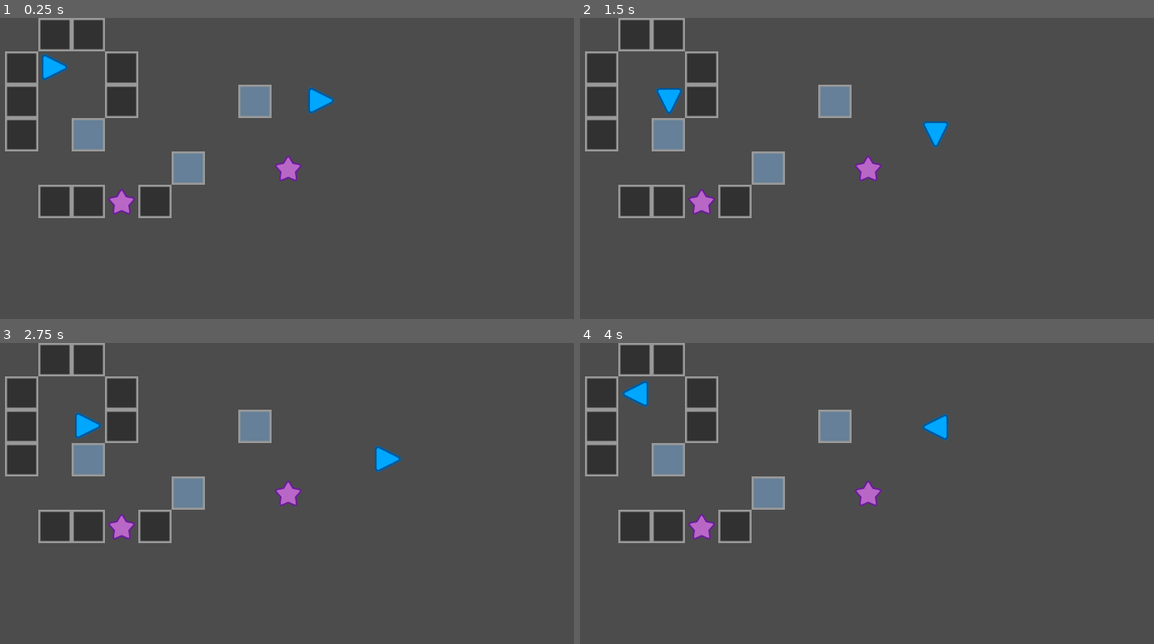
Above: before the commit, frames 1-4 (two rows, left to right).
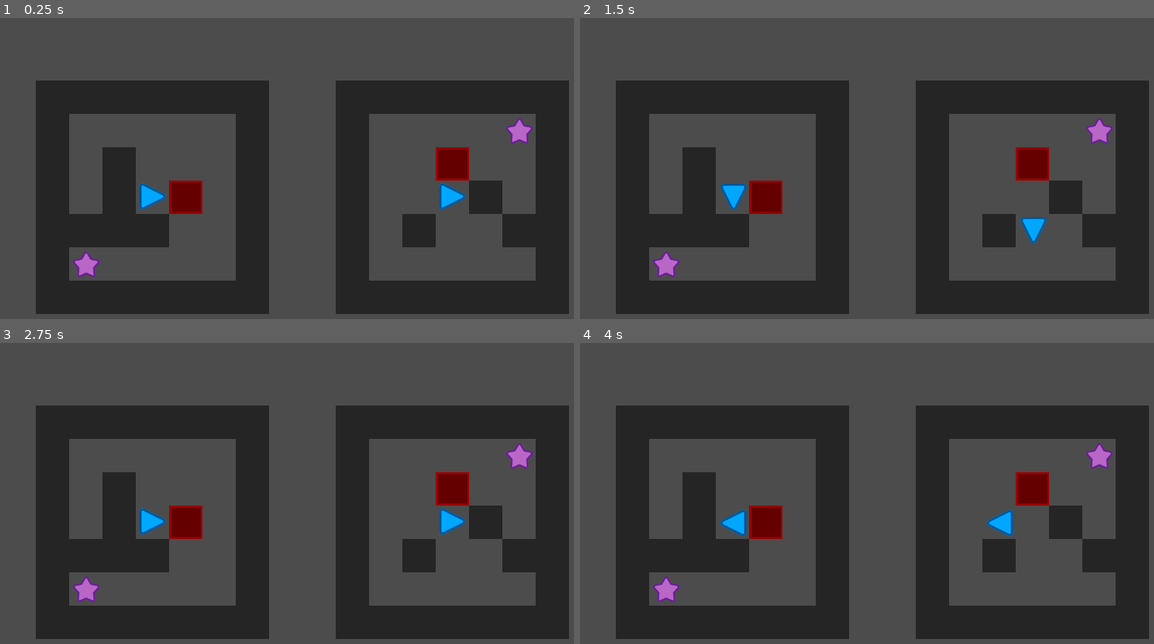
Above: after the commit, the same moments.

Repository: Tetaes/2Gether
Game: Godot game, scene res://Game.tscn
The game is run twice, just before and just after one commit, with the same random seed, the same clock (stepped at 60 frames per second) and the same inputs.
Inputs:
- Up to frame 1 (0.25 s): no input
- Up to frame 2 (1.5 s): tap Enter at 0.5 s; hold Right (ui_right) 0.53-1.28 s; tap Space at 1.25 s; hold Down (ui_down) from 1.28 s (still down)
- Up to frame 3 (2.75 s): tap Enter at 2 s; release Down (ui_down) at 2.03 s; hold Right (ui_right) from 2.03 s (still down)
- Up to frame 4 (4 s): tap Space at 2.75 s; release Right (ui_right) at 2.78 s; hold Up (ui_up) 2.78-3.53 s; tap Enter at 3.5 s; hold Left (ui_left) from 3.53 s (still down)

The runs differ from the first frame. In frame 1, 44% of the frame differs, in the area x 0-100%, y 0-99%; in frame 2, 43%; in frame 3, 44%; in frame 4, 44%.

Commit message:
fire + demo level

Diff:
--- /dev/null
+++ b/Fire.tscn
@@ -0,0 +1,17 @@
+[gd_scene load_steps=3 format=2]
+
+[ext_resource path="res://Assets/fire.png" type="Texture" id=2]
+
+[sub_resource type="RectangleShape2D" id=1]
+
+[node name="Area2D" type="KinematicBody2D"]
+
+[node name="fire" type="Sprite" parent="."]
+position = Vector2( 16, 16 )
+scale = Vector2( 0.5, 0.5 )
+texture = ExtResource( 2 )
+
+[node name="CollisionShape2D" type="CollisionShape2D" parent="."]
+position = Vector2( 16, 16 )
+scale = Vector2( 0.65, 0.65 )
+shape = SubResource( 1 )
--- a/Game.tscn
+++ b/Game.tscn
@@ -6,93 +6,235 @@
 [ext_resource path="res://GoalDetect.gd" type="Script" id=4]
 [ext_resource path="res://Game.gd" type="Script" id=5]
 [ext_resource path="res://ice.tscn" type="PackedScene" id=6]
-
-[node name="Node2D" type="Node2D"]
+[ext_resource path="res://Fire.tscn" type="PackedScene" id=7]
+
+[node name="Game" type="Node2D"]
 script = ExtResource( 5 )
+
+[node name="Camera2D" type="Camera2D" parent="."]
+offset = Vector2( -30, -60 )
+anchor_mode = 0
+current = true
+zoom = Vector2( 0.5, 0.5 )
 
 [node name="Ices" type="Node2D" parent="."]
 
 [node name="Ice" parent="Ices" groups=[
 "ice",
 ] instance=ExtResource( 6 )]
-position = Vector2( 96, 96 )
-
-[node name="Ice2" parent="Ices" groups=[
-"ice",
-] instance=ExtResource( 6 )]
-position = Vector2( 192, 128 )
-
-[node name="Ice3" parent="Ices" groups=[
-"ice",
-] instance=ExtResource( 6 )]
-position = Vector2( 256, 64 )
+position = Vector2( -96, 32 )
+
+[node name="Players" type="Node2D" parent="."]
+
+[node name="Player" parent="Players" groups=[
+"player",
+] instance=ExtResource( 1 )]
+position = Vector2( 144, 112 )
+
+[node name="Player2" parent="Players" groups=[
+"player",
+] instance=ExtResource( 1 )]
+position = Vector2( 432, 112 )
+
+[node name="Walls" type="Node2D" parent="."]
+
+[node name="Wall" parent="Walls" instance=ExtResource( 2 )]
+position = Vector2( 112, 16 )
+
+[node name="Wall2" parent="Walls" instance=ExtResource( 2 )]
+position = Vector2( 48, 176 )
+
+[node name="Wall3" parent="Walls" instance=ExtResource( 2 )]
+position = Vector2( 208, 16 )
+
+[node name="Wall49" parent="Walls" instance=ExtResource( 2 )]
+position = Vector2( 240, 16 )
+
+[node name="Wall50" parent="Walls" instance=ExtResource( 2 )]
+position = Vector2( 240, 208 )
+
+[node name="Wall51" parent="Walls" instance=ExtResource( 2 )]
+position = Vector2( 48, 208 )
+
+[node name="Wall52" parent="Walls" instance=ExtResource( 2 )]
+position = Vector2( 48, 16 )
+
+[node name="Wall53" parent="Walls" instance=ExtResource( 2 )]
+position = Vector2( 336, 16 )
+
+[node name="Wall54" parent="Walls" instance=ExtResource( 2 )]
+position = Vector2( 336, 208 )
+
+[node name="Wall55" parent="Walls" instance=ExtResource( 2 )]
+position = Vector2( 528, 16 )
+
+[node name="Wall56" parent="Walls" instance=ExtResource( 2 )]
+position = Vector2( 528, 208 )
+
+[node name="Wall11" parent="Walls" instance=ExtResource( 2 )]
+position = Vector2( 240, 48 )
+
+[node name="Wall12" parent="Walls" instance=ExtResource( 2 )]
+position = Vector2( 240, 80 )
+
+[node name="Wall13" parent="Walls" instance=ExtResource( 2 )]
+position = Vector2( 240, 112 )
+
+[node name="Wall14" parent="Walls" instance=ExtResource( 2 )]
+position = Vector2( 240, 144 )
+
+[node name="Wall41" parent="Walls" instance=ExtResource( 2 )]
+position = Vector2( 80, 144 )
+
+[node name="Wall42" parent="Walls" instance=ExtResource( 2 )]
+position = Vector2( 112, 144 )
+
+[node name="Wall43" parent="Walls" instance=ExtResource( 2 )]
+position = Vector2( 144, 144 )
+
+[node name="Wall44" parent="Walls" instance=ExtResource( 2 )]
+position = Vector2( 112, 112 )
+
+[node name="Wall45" parent="Walls" instance=ExtResource( 2 )]
+position = Vector2( 112, 80 )
+
+[node name="Wall46" parent="Walls" instance=ExtResource( 2 )]
+position = Vector2( 400, 144 )
+
+[node name="Wall47" parent="Walls" instance=ExtResource( 2 )]
+position = Vector2( 464, 112 )
+
+[node name="Wall48" parent="Walls" instance=ExtResource( 2 )]
+position = Vector2( 496, 144 )
+
+[node name="Wall15" parent="Walls" instance=ExtResource( 2 )]
+position = Vector2( 240, 176 )
+
+[node name="Wall16" parent="Walls" instance=ExtResource( 2 )]
+position = Vector2( 80, 208 )
+
+[node name="Wall17" parent="Walls" instance=ExtResource( 2 )]
+position = Vector2( 112, 208 )
+
+[node name="Wall18" parent="Walls" instance=ExtResource( 2 )]
+position = Vector2( 144, 208 )
+
+[node name="Wall19" parent="Walls" instance=ExtResource( 2 )]
+position = Vector2( 176, 208 )
+
+[node name="Wall20" parent="Walls" instance=ExtResource( 2 )]
+position = Vector2( 208, 208 )
+
+[node name="Wall4" parent="Walls" instance=ExtResource( 2 )]
+position = Vector2( 48, 48 )
+
+[node name="Wall5" parent="Walls" instance=ExtResource( 2 )]
+position = Vector2( 48, 144 )
+
+[node name="Wall6" parent="Walls" instance=ExtResource( 2 )]
+position = Vector2( 48, 112 )
+
+[node name="Wall7" parent="Walls" instance=ExtResource( 2 )]
+position = Vector2( 176, 16 )
+
+[node name="Wall8" parent="Walls" instance=ExtResource( 2 )]
+position = Vector2( 144, 16 )
+
+[node name="Wall9" parent="Walls" instance=ExtResource( 2 )]
+position = Vector2( 80, 16 )
+
+[node name="Wall10" parent="Walls" instance=ExtResource( 2 )]
+position = Vector2( 48, 80 )
+
+[node name="Wall21" parent="Walls" instance=ExtResource( 2 )]
+position = Vector2( 400, 16 )
+
+[node name="Wall22" parent="Walls" instance=ExtResource( 2 )]
+position = Vector2( 336, 176 )
+
+[node name="Wall23" parent="Walls" instance=ExtResource( 2 )]
+position = Vector2( 496, 16 )
+
+[node name="Wall24" parent="Walls" instance=ExtResource( 2 )]
+position = Vector2( 528, 48 )
+
+[node name="Wall25" parent="Walls" instance=ExtResource( 2 )]
+position = Vector2( 528, 80 )
+
+[node name="Wall26" parent="Walls" instance=ExtResource( 2 )]
+position = Vector2( 528, 112 )
+
+[node name="Wall27" parent="Walls" instance=ExtResource( 2 )]
+position = Vector2( 528, 144 )
+
+[node name="Wall28" parent="Walls" instance=ExtResource( 2 )]
+position = Vector2( 528, 176 )
+
+[node name="Wall29" parent="Walls" instance=ExtResource( 2 )]
+position = Vector2( 368, 208 )
+
+[node name="Wall30" parent="Walls" instance=ExtResource( 2 )]
+position = Vector2( 400, 208 )
+
+[node name="Wall31" parent="Walls" instance=ExtResource( 2 )]
+position = Vector2( 432, 208 )
+
+[node name="Wall32" parent="Walls" instance=ExtResource( 2 )]
+position = Vector2( 464, 208 )
+
+[node name="Wall33" parent="Walls" instance=ExtResource( 2 )]
+position = Vector2( 496, 208 )
+
+[node name="Wall34" parent="Walls" instance=ExtResource( 2 )]
+position = Vector2( 336, 48 )
+
+[node name="Wall35" parent="Walls" instance=ExtResource( 2 )]
+position = Vector2( 336, 144 )
+
+[node name="Wall36" parent="Walls" instance=ExtResource( 2 )]
+position = Vector2( 336, 112 )
+
+[node name="Wall37" parent="Walls" instance=ExtResource( 2 )]
+position = Vector2( 464, 16 )
+
+[node name="Wall38" parent="Walls" instance=ExtResource( 2 )]
+position = Vector2( 432, 16 )
+
+[node name="Wall39" parent="Walls" instance=ExtResource( 2 )]
+position = Vector2( 368, 16 )
+
+[node name="Wall40" parent="Walls" instance=ExtResource( 2 )]
+position = Vector2( 336, 80 )
+
+[node name="Goals" type="Node2D" parent="."]
+
+[node name="Goal" parent="Goals" instance=ExtResource( 3 )]
+position = Vector2( 64, 160 )
+script = ExtResource( 4 )
+
+[node name="Goal2" parent="Goals" instance=ExtResource( 3 )]
+position = Vector2( 480, 32 )
+script = ExtResource( 4 )
+
+[node name="Fires" type="Node2D" parent="."]
+
+[node name="Fire" parent="Fires" groups=[
+"fire",
+] instance=ExtResource( 7 )]
+position = Vector2( 160, 96 )
+
+[node name="Fire2" parent="Fires" groups=[
+"fire",
+] instance=ExtResource( 7 )]
+position = Vector2( 416, 64 )
 
 [node name="WinDialog" type="AcceptDialog" parent="."]
-margin_left = 270.0
-margin_top = 160.0
-margin_right = 384.0
-margin_bottom = 224.0
+margin_left = 231.425
+margin_top = 80.0
+margin_right = 345.425
+margin_bottom = 144.0
 window_title = "Complete!"
 dialog_text = "Good job!"
 __meta__ = {
 "_edit_use_anchors_": false
 }
-
-[node name="Players" type="Node2D" parent="."]
-
-[node name="Player" parent="Players" groups=[
-"player",
-] instance=ExtResource( 1 )]
-position = Vector2( 80, 48 )
-
-[node name="Player2" parent="Players" groups=[
-"player",
-] instance=ExtResource( 1 )]
-position = Vector2( 336, 80 )
-
-[node name="Camera2D" type="Camera2D" parent="."]
-anchor_mode = 0
-current = true
-zoom = Vector2( 0.5, 0.5 )
-
-[node name="Walls" type="Node2D" parent="."]
-
-[node name="Wall" parent="Walls" instance=ExtResource( 2 )]
-position = Vector2( 112, 16 )
-
-[node name="Wall2" parent="Walls" instance=ExtResource( 2 )]
-position = Vector2( 176, 176 )
-
-[node name="Wall3" parent="Walls" instance=ExtResource( 2 )]
-position = Vector2( 112, 176 )
-
-[node name="Wall4" parent="Walls" instance=ExtResource( 2 )]
-position = Vector2( 48, 48 )
-
-[node name="Wall5" parent="Walls" instance=ExtResource( 2 )]
-position = Vector2( 80, 176 )
-
-[node name="Wall6" parent="Walls" instance=ExtResource( 2 )]
-position = Vector2( 48, 112 )
-
-[node name="Wall7" parent="Walls" instance=ExtResource( 2 )]
-position = Vector2( 144, 80 )
-
-[node name="Wall8" parent="Walls" instance=ExtResource( 2 )]
-position = Vector2( 144, 48 )
-
-[node name="Wall9" parent="Walls" instance=ExtResource( 2 )]
-position = Vector2( 80, 16 )
-
-[node name="Wall10" parent="Walls" instance=ExtResource( 2 )]
-position = Vector2( 48, 80 )
-
-[node name="Goals" type="Node2D" parent="."]
-
-[node name="Goal" parent="Goals" instance=ExtResource( 3 )]
-position = Vector2( 128, 160 )
-script = ExtResource( 4 )
-
-[node name="Goal2" parent="Goals" instance=ExtResource( 3 )]
-position = Vector2( 288, 128 )
-script = ExtResource( 4 )
--- a/Player.gd
+++ b/Player.gd
@@ -58,6 +58,10 @@
 		if collider.is_in_group('ice'):
 			#move 2 spaces
 			move_tween(dir,2)
+		#if it's fire
+		elif collider.is_in_group('fire'):
+			#restart
+			get_tree().reload_current_scene()
 
 	#rotate and squish players
 	squish_tween(dir)
Binary file added: Assets/fire.png
Not shown, added: Assets/fire.png.import
Binary file changed: Assets/obstacle.png
Binary file added: Assets/obstacleold.png
Not shown, added: Assets/obstacleold.png.import
Not shown: 1 places in Game.tscn that only renumber resources
